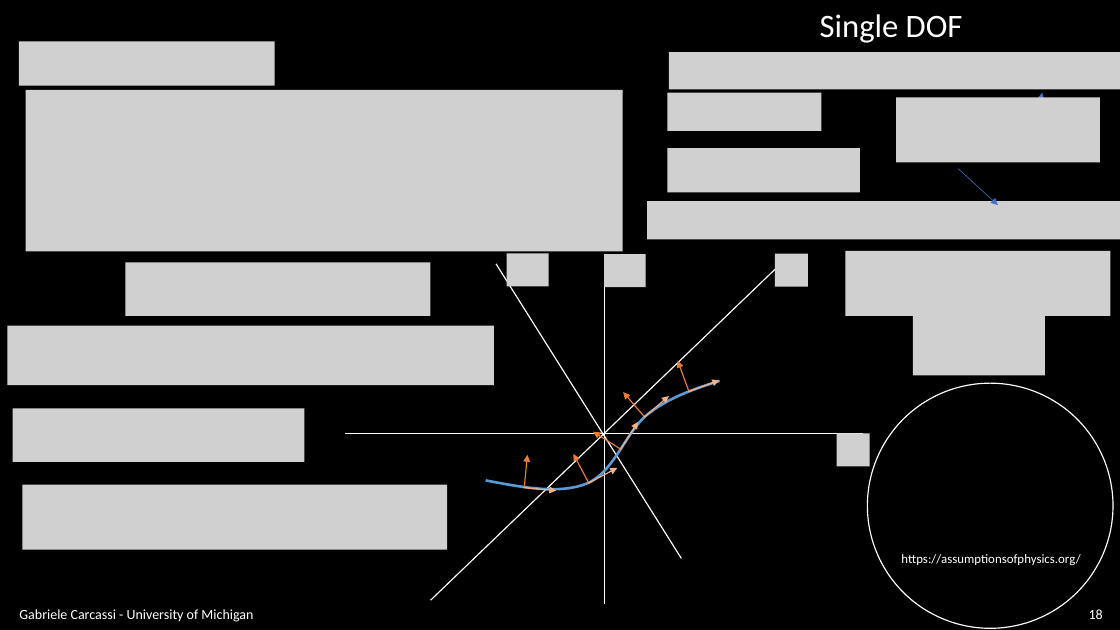
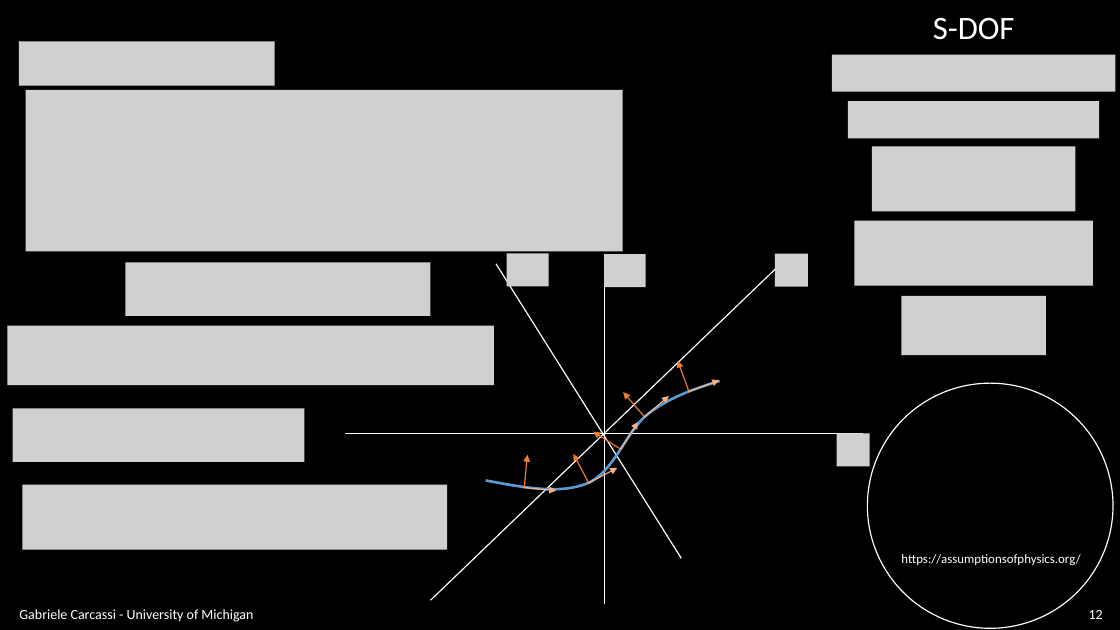
Before and after one commit to assumptionsofphysics/slides, a slide deck: slide 12 of BookCompanions-v2/RP-Class-4.pptx (slide 18 before the commit). Drawn at 1120x630 pixels with LibreOffice and Linux fonts; fonts in the diff are those of the drawing; grey boxes stand for pictures; background and template pictures are left out. Boxes give left, top, right and bottom in pixels: in the first picture for what was removed or moved away, otherwise in the second. Text is boxed around its words. In the diff, an @@ line names an element or a change of style, - is before the commit and + after.

```diff
--- a/BookCompanions-v2/RP-Class-4.pptx
+++ b/BookCompanions-v2/RP-Class-4.pptx
@@ text at [933,17,1015,40]: text changed @@
-Single DOF
+S-DOF
@@ picture: place and size @@
-picture at [669,52,1120,89]
+picture at [832,55,1116,92]
@@ picture removed at [668,92,822,131] @@
@@ picture: place and size @@
-picture at [897,97,1100,162]
+picture at [849,101,1100,138]
@@ arrow removed from (1033, 139) to (1043, 92) @@
@@ picture removed at [668,148,860,192] @@
@@ picture added at [872,146,1075,211] @@
@@ arrow removed from (959, 169) to (998, 205) @@
@@ picture removed at [647,202,1120,240] @@
@@ picture: place and size @@
-picture at [846,251,1112,316]
+picture at [854,221,1093,286]
@@ picture: place and size @@
-picture at [913,311,1045,376]
+picture at [902,296,1046,355]
@@ page number at [1089,610,1103,619]: text changed @@
-18
+12
```
Also in this commit, not shown: 8 other slides changed, 6 slides removed.
